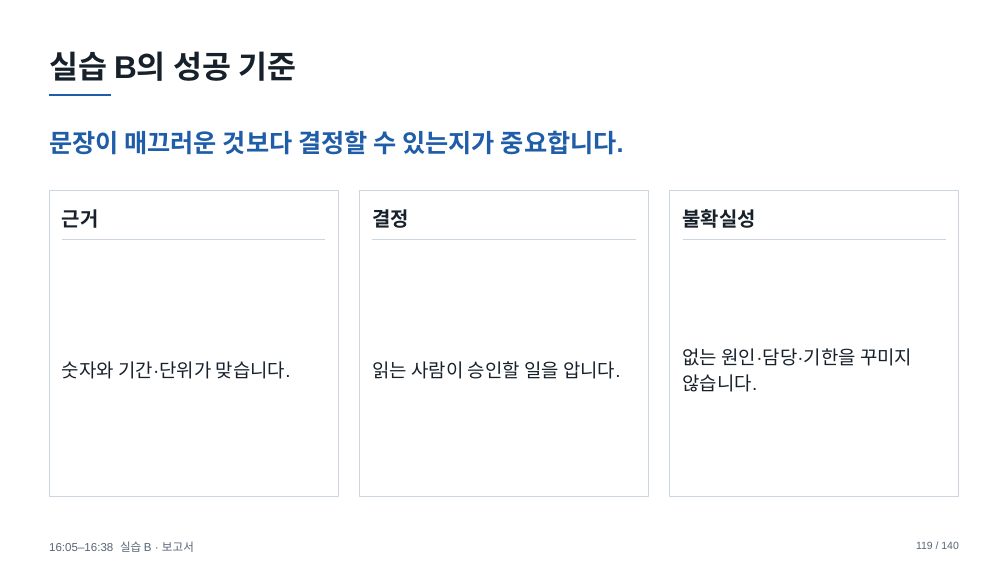
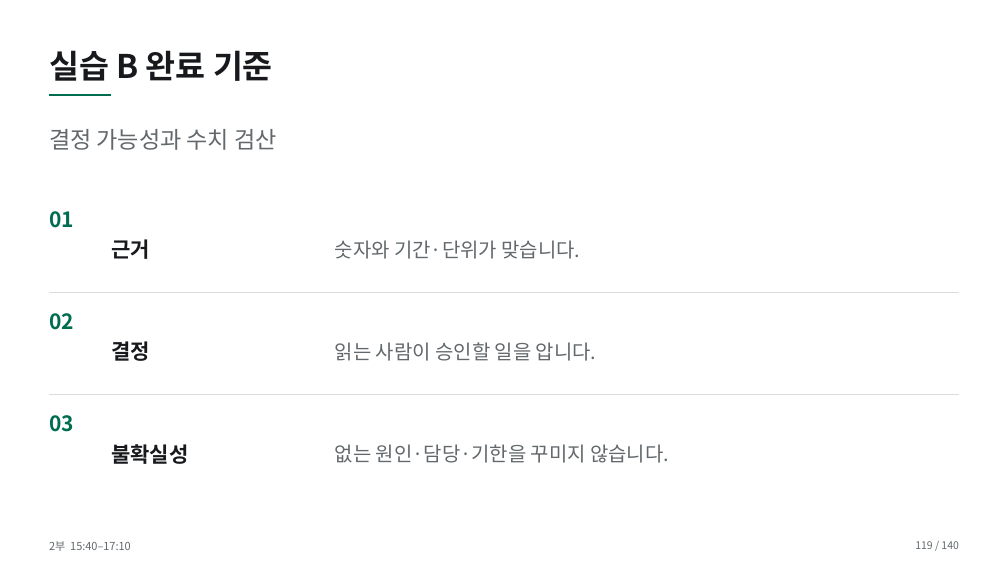
Before and after one commit to smilesjcha/how-to-work-better, a slide deck: slide 119 of lectures/20261007-daeryzen-ai-office/output/daeryzen-ai-office-20261007.pptx. Drawn at 1008x567 pixels with LibreOffice and Linux fonts; fonts in the diff are those of the drawing. Boxes give left, top, right and bottom in pixels: in the first picture for what was removed or moved away, otherwise in the second. Text is boxed around its words. In the diff, an @@ line names an element or a change of style, - is before the commit and + after.

```diff
--- a/lectures/20261007-daeryzen-ai-office/output/daeryzen-ai-office-20261007.pptx
+++ b/lectures/20261007-daeryzen-ai-office/output/daeryzen-ai-office-20261007.pptx
@@ text at (49, 50, 273, 81): text changed; size 30 to 31 pt; font Arial to Noto Sans CJK KR; text colour #17212B to #17191C @@
-실습 B의 성공 기준
+실습 B 완료 기준
@@ line (49, 95) - (111, 95): stroke #1F5DA8 2.2 pt to #006C50 2.2 pt @@
@@ text at (49, 129, 276, 150): text changed; size 24 to 22 pt; font Arial to Noto Sans CJK KR; text colour #1F5DA8 to #62686B; bold off @@
-문장이 매끄러운 것보다 결정할 수 있는지가 중요합니다.
+결정 가능성과 수치 검산
@@ rectangle removed at (49, 191, 338, 497) @@
@@ text "근거": place and size @@
-text "근거" at (62, 209, 99, 228)
+text "근거" at (111, 239, 150, 259)
@@ size 18 to 19 pt, font Arial to Noto Sans CJK KR, text colour #17212B to #62686B; line spacing 1.15 to 1.12 in 3 elements at (335, 342, 597, 361), (335, 444, 669, 463), (335, 240, 580, 259) @@
@@ text "숫자와 기간·단위가 맞습니다.": place and size @@
-text "숫자와 기간·단위가 맞습니다." at (62, 361, 291, 379)
+text "숫자와 기간·단위가 맞습니다." at (335, 240, 580, 259)
@@ rectangle removed at (359, 191, 648, 497) @@
@@ rectangle removed at (670, 191, 959, 497) @@
@@ text added at (49, 211, 74, 228), 20 pt, text #006C50, bold @@
+01
@@ line removed from (62, 240) to (325, 240) @@
@@ line removed from (372, 240) to (636, 240) @@
@@ line removed from (683, 240) to (946, 240) @@
@@ line added from (49, 293) to (959, 293), #D9DDDE 1 pt @@
@@ text added at (49, 313, 74, 330), 20 pt, text #006C50, bold @@
+02
@@ text "결정": place and size @@
-text "결정" at (372, 209, 409, 228)
+text "결정" at (111, 341, 150, 361)
@@ text "읽는 사람이 승인할 일을 압니다.": place and size @@
-text "읽는 사람이 승인할 일을 압니다." at (372, 361, 620, 379)
+text "읽는 사람이 승인할 일을 압니다." at (335, 342, 597, 361)
@@ line added from (49, 395) to (959, 395), #D9DDDE 1 pt @@
@@ text added at (49, 415, 74, 432), 20 pt, text #006C50, bold @@
+03
@@ size 19 to 20 pt, font Arial to Noto Sans CJK KR, text colour #17212B to #17191C; line spacing 1.15 to 1.12; vertical alignment top to middle in 3 elements at (111, 239, 150, 259), (111, 341, 150, 361), (111, 444, 188, 464) @@
@@ text "불확실성": place and size @@
-text "불확실성" at (683, 209, 756, 228)
+text "불확실성" at (111, 444, 188, 464)
@@ text "없는 원인·담당·기한을 꾸미지 않습니다.": place and size @@
-text "없는 원인·담당·기한을 꾸미지 않습니다." at (683, 348, 912, 392)
+text "없는 원인·담당·기한을 꾸미지 않습니다." at (335, 444, 669, 463)
@@ text "119 / 140" at (915, 541, 958, 549): font Arial to Noto Sans CJK KR, text colour #566575 to #62686B; line spacing 1.15 to 1.12 @@
@@ text at (49, 541, 131, 551): text changed; size 11 to 10.5 pt; font Arial to Noto Sans CJK KR; text colour #566575 to #62686B @@
-16:05–16:38 실습 B · 보고서
+2부 15:40–17:10
```
Also in this commit, not shown: 138 other slides changed, 1 slide added, 1 slide removed, 21 other files.
